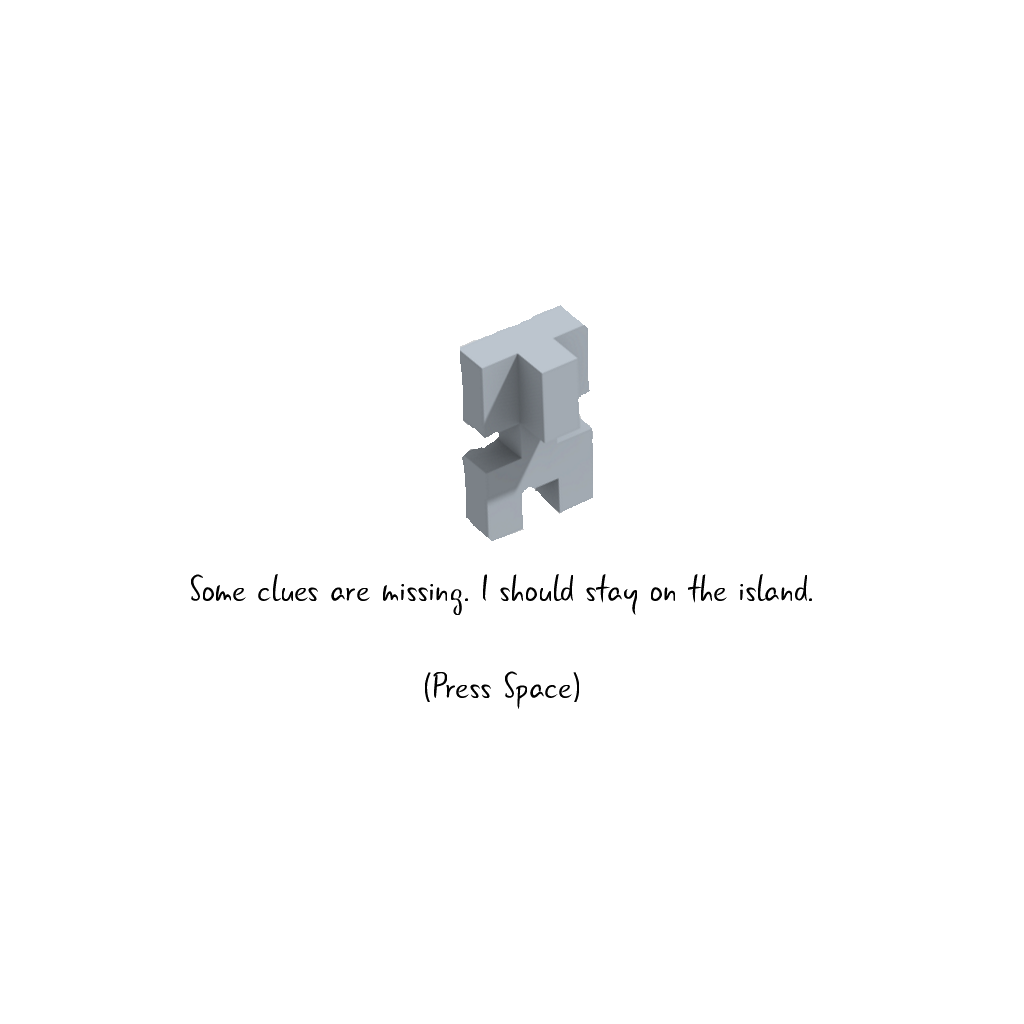
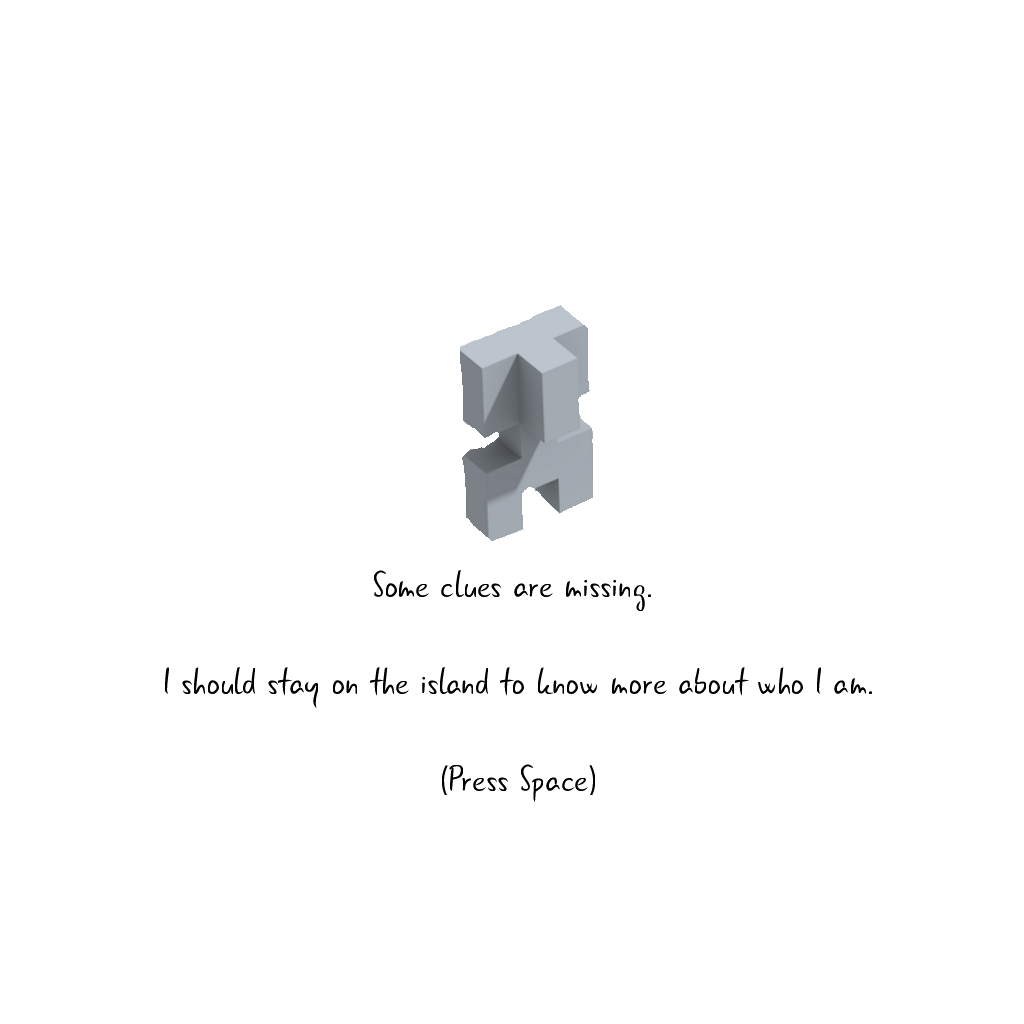
Layer changes from the first 1024 × 1024 image to the second:
pixels changed over (x1=165, y1=570, x2=872, y2=802) (layer not identified)
